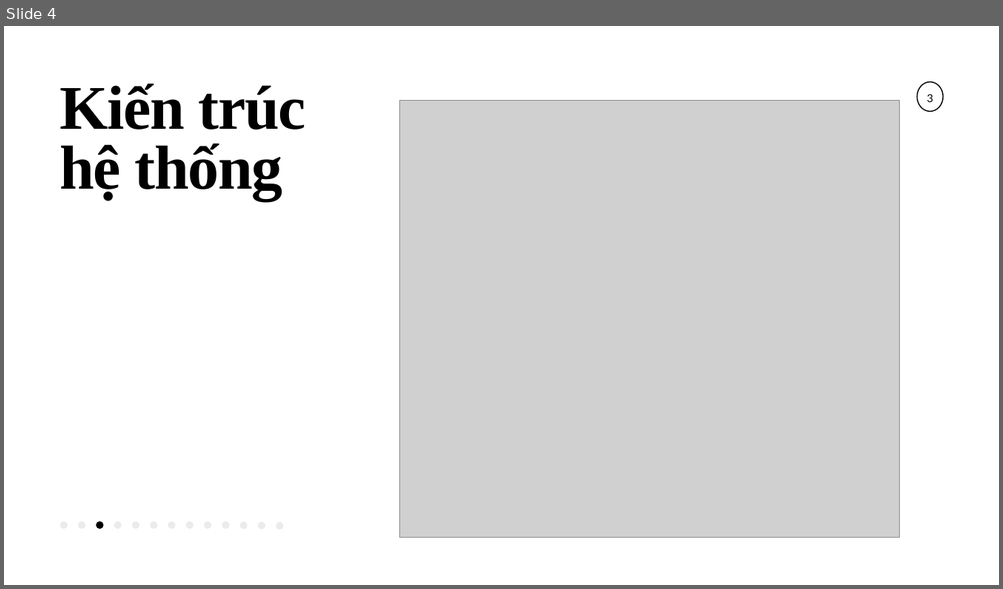
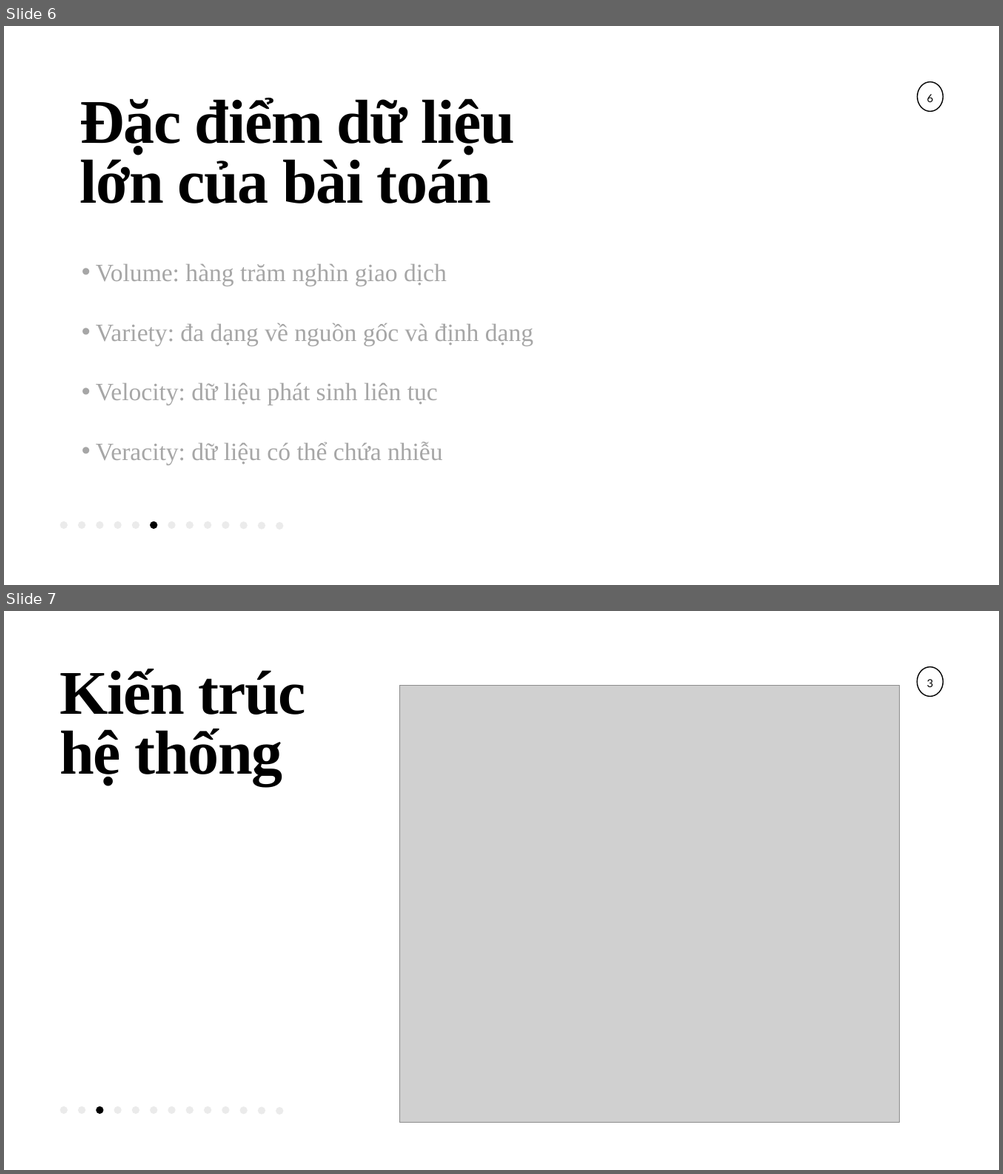
Before and after one commit to provincevu/BigDataFinal, a slide deck: BigDataPresentation.pptx. Shown one above the other, each under a label of ours: slide 4 before the commit, slides 6 and 7 after it. The pictures are 1003x589 and 1003x1174 pixels, drawn with LibreOffice and Linux fonts; fonts in the diff are those of the drawing; grey boxes stand for pictures. Boxes give left, top, right and bottom in pixels: in the first picture for what was removed or moved away, otherwise in the second. Text is boxed around its words. In the diff, an @@ line names an element or a change of style, - is before the commit and + after.

```diff
--- a/BigDataPresentation.pptx
+++ b/BigDataPresentation.pptx
@@ slide 6 added at bbox=[4, 26, 999, 585], background #FFFFFF @@
@@ freeform shape added at bbox=[917, 82, 943, 111], outline #000000 1.5 pt @@
@@ text added at bbox=[79, 98, 515, 204], 90 pt, text #000000, bold @@
+Đặc điểm dữ liệu lớn của bài toán
@@ text added at bbox=[927, 94, 933, 102], 16 pt, text #000000 @@
+6
@@ text added at bbox=[96, 264, 533, 465], 36 pt, text #A6A6A6 @@
+  • Volume: hàng trăm nghìn giao dịch
+  • Variety: đa dạng về nguồn gốc và định dạng
+  • Velocity: dữ liệu phát sinh liên tục
+  • Veracity: dữ liệu có thể chứa nhiễu
@@ freeform shape added at bbox=[60, 522, 67, 529], fill #D9D9D9 at 50% opacity @@
@@ freeform shape added at bbox=[78, 522, 85, 529], fill #D9D9D9 at 50% opacity @@
@@ freeform shape added at bbox=[96, 522, 103, 529], fill #D9D9D9 at 50% opacity @@
@@ freeform shape added at bbox=[114, 522, 122, 529], fill #D9D9D9 at 50% opacity @@
@@ freeform shape added at bbox=[132, 522, 139, 529], fill #D9D9D9 at 50% opacity @@
@@ freeform shape added at bbox=[150, 522, 157, 529], fill #000000 @@
@@ freeform shape added at bbox=[168, 522, 175, 529], fill #D9D9D9 at 50% opacity @@
@@ freeform shape added at bbox=[186, 522, 193, 529], fill #D9D9D9 at 50% opacity @@
@@ freeform shape added at bbox=[204, 522, 211, 529], fill #D9D9D9 at 50% opacity @@
@@ freeform shape added at bbox=[222, 522, 229, 529], fill #D9D9D9 at 50% opacity @@
@@ freeform shape added at bbox=[240, 522, 247, 529], fill #D9D9D9 at 50% opacity @@
@@ freeform shape added at bbox=[258, 523, 265, 530], fill #D9D9D9 at 50% opacity @@
@@ freeform shape added at bbox=[276, 523, 283, 530], fill #D9D9D9 at 50% opacity @@
@@ what was slide 4 is now slide 7 @@
```
Also in this commit, not shown: 8 slides changed, 4 other slides added, 5 slides removed, 11 other files.
